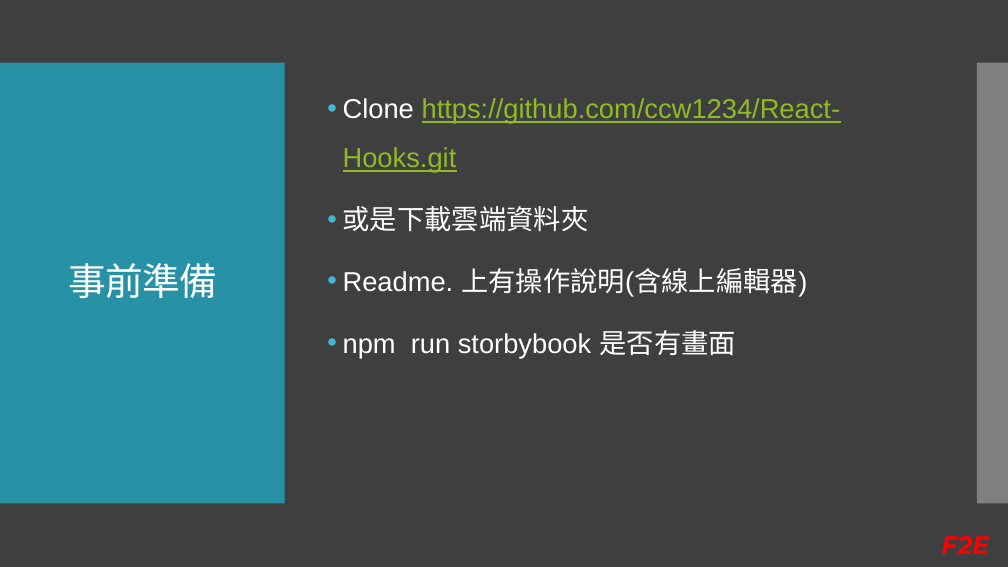
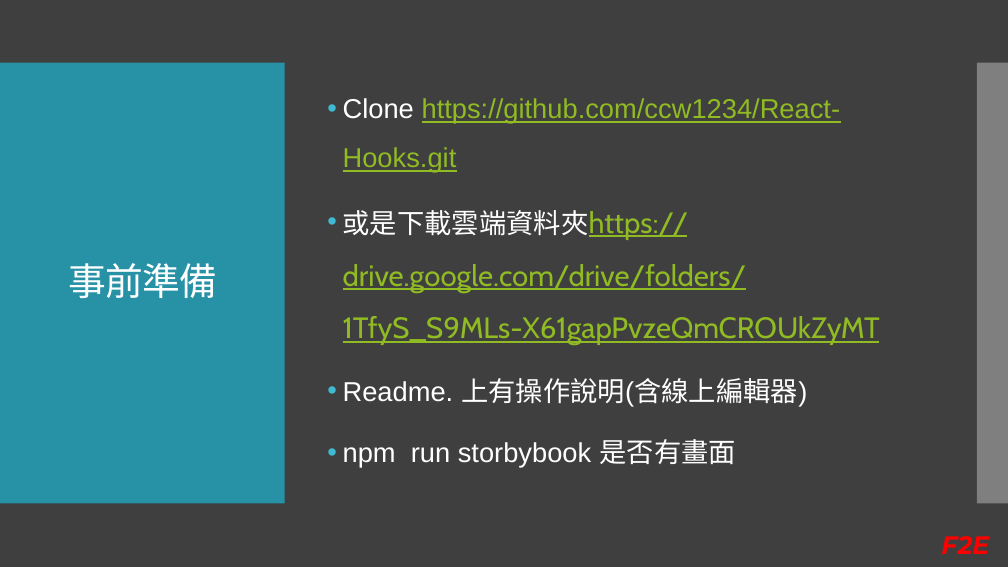
Before and after one commit to Kader-coder/React-Hooks, a slide deck: slide 2 of PPT/React Hooks &.pptx. Drawn at 1008x567 pixels with LibreOffice and Linux fonts; fonts in the diff are those of the drawing. Boxes give left, top, right and bottom in pixels: in the first picture for what was removed or moved away, otherwise in the second. Text is boxed around its words. In the diff, an @@ line names an element or a change of style, - is before the commit and + after.

Commit message:
PTT

```diff
--- a/PPT/React Hooks &.pptx
+++ b/PPT/React Hooks &.pptx
@@ text at (x1=343, y1=210, x2=880, y2=345): text changed; size 26 to 28 pt; font Arial to Cabin; text colour #FFFFFF to #90BB23 @@
-• 或是下載雲端資料夾
+• 或是下載雲端資料夾https://drive.google.com/drive/folders/1TfyS_S9MLs-X61gapPvzeQmCROUkZyMT
```
